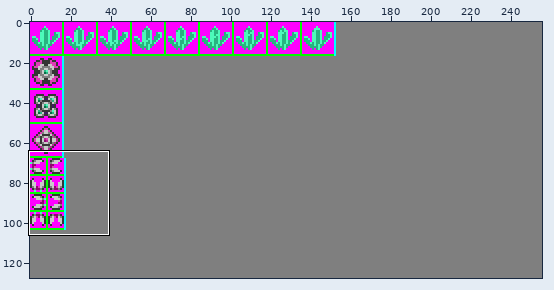
A sprite sheet gets an edit: gfx/sprites.png. The picture above shows the old version from afar; the outline marks the close-up.
Close-up. Earlier state:
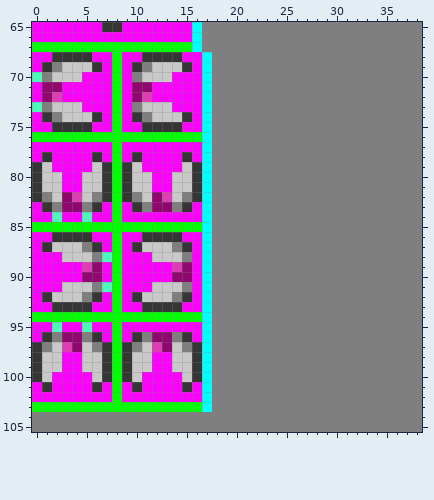
The file is 256x128 pixels. Shown: x 0..38, y 65..105.
New version:
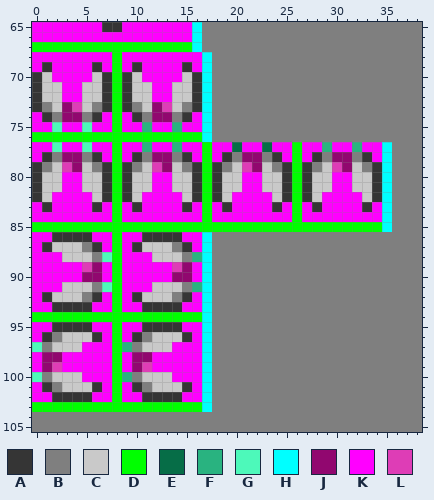
Palette (. is transparent): A #353535  B #7f7f7f  C #c9c9c9  D #00ff00  E #066d47  F #29b380  G #4df9ba  H #00ffff  J #91076f  K #ff00ff  L #de3db6
What changed:
Changed rows in their new state; - is an unchanged pixel.
first column x 0:
 68 --KKKK-----KKKK---------------------
 69 --KKKK-----KKKK---------------------
 70 ACKKK-CA-ACKKK-CA-------------------
 71 ACC--CCA-ACC--CCA-------------------
 72 ACC--CCA-ACC--CCA-------------------
 73 A--JLCBA-A--JLCBA-------------------
 74 ---JJB------JJB---------------------
 75 --GKKG-----FKKF---------------------
 77 --G--G-----F--F--DKKEKKEKKDKKFKKFKKH
 78 --BJJB-----BJJB--DKA-JJ-AKDKA-JJ-AKH
 79 -BCLJCB---BCLJCB-DA-CLJC-ADA-CLJC-AH
 80 -----------------DACCKKCCADACCKKCCAH
 81 -----------------DACCKKCCADACCKKCCAH
 82 -CKKKKC---CKKKKC-DACKKKKCADACKKKKCAH
 83 --KKKK-----KKKK--DKAKKKKAKDKAKKKKAKH
 84 --K--K-----------DKKKKKKKKDKKKKKKKKH
 85 -----------------DDDDDDDDDDDDDDDDDDH
 88 ----------------F-------------------
 91 ----------------F-------------------
first column x 0:
 95 --AAAA-----AAAA--
 96 ---CCC------CCC--
 97 G--CCKKK-F--CCKKK
 98 KJJ--KKK-KJJ--KKK
 99 KJL--KKK-KJL--KKK
100 GBCCC-KK-FBCCC-KK
101 --BCCC-----BCCC--
102 --AAAA-----AAAA--
